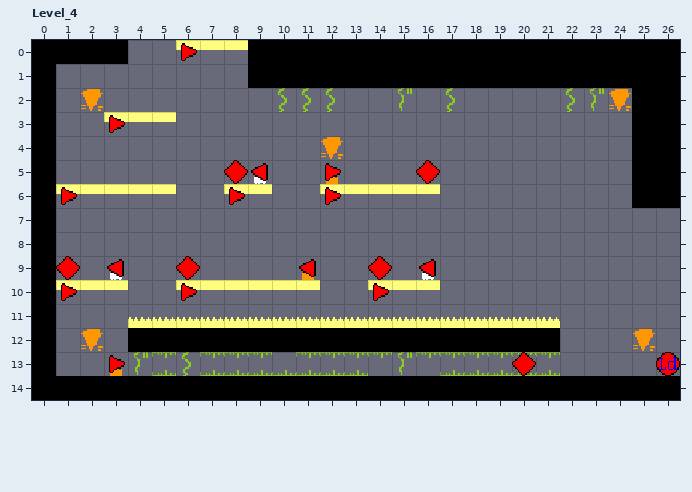
LDtk project: Assets/Monet/LDtk/Demo/Demo.ldtk. Above is the file before it was changed.
Cells are 16x16 px. Shown: Level_4 x 0..26, y 0..14. The commit also changed other parts of the map, which this record leaves out.
And afterwards:
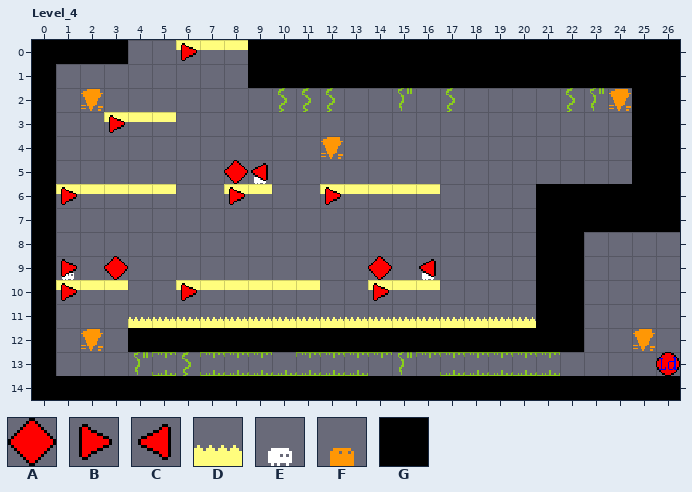
Key: from "Controls": A 1, B 5, C 7; from "Entities": D 90, E 144, F 145; from "Ground": G 0.
_ is an empty cell.
The edit:
Layer "Ground":
Tile G is added in row 6 at x 21 to 24; in row 7 at x 21 to 26; in rows 8 to 11 at x 21 to 22; in row 12 at x 22.
Layer "Entities":
Tile E is added in row 9 at x 1.
Tile D is removed in row 11 at x 21.
Tile E is removed in row 9 at x 3.
Tile F is removed in row 5 at x 12; in row 9 at x 11; in row 13 at x 3.
Layer "Controls":
Tile A replaces tile C in row 9 at x 3.
Tile B replaces tile A in row 9 at x 1.
Tile A is removed in row 5 at x 16; in row 9 at x 6; in row 13 at x 20.
Tile B is removed in row 5 at x 12; in row 13 at x 3.
Tile C is removed in row 9 at x 11.
